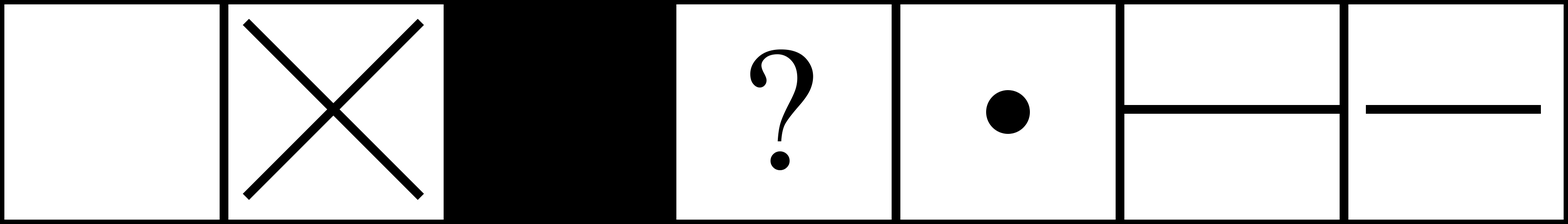
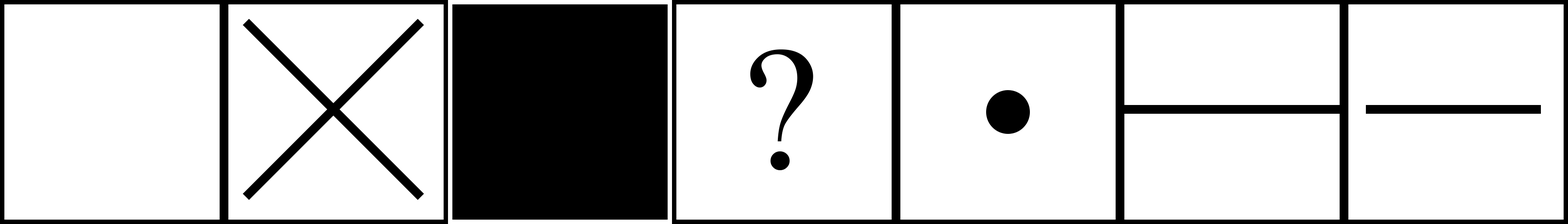
Comparing the layer stacks of the two 1568x224 images. Changes:
painted on "Marked" over [left=448, top=0, right=672, bottom=224]
